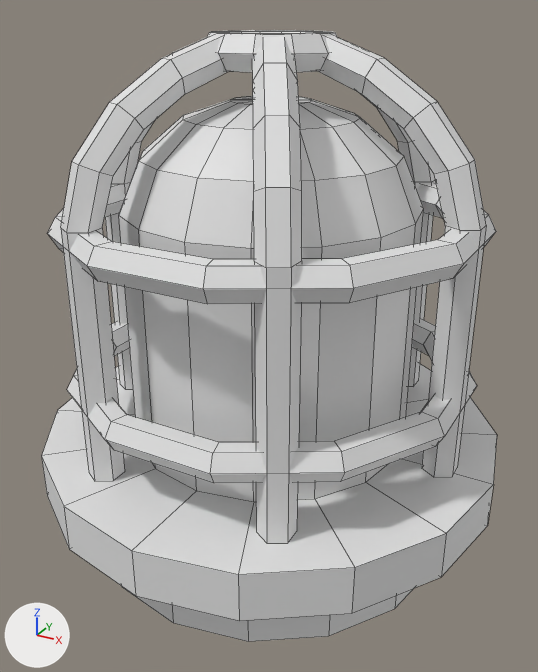
Renders of the OBJ model models/ilights_lamp.obj from each side of a commit.
The view is the same before and after, from a camera (50 mm lens) standing at (0.495, -0.906, 0.277) and looking at (0.006, -0.017, -0.167). The lights are fixed; the arrows at lower left show +X, +Y and +Z. Mesh edges are drawn as thin lines. Where no turn or scale is listed for an object, it has been applied to the vertices. Vertices at the same position are counted once.

The first picture shows 'cage_Cylinder.004'.
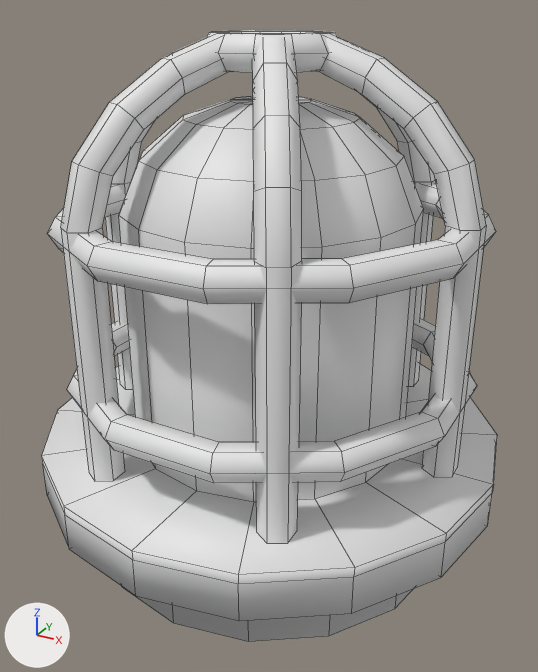
Commit message: smooth faces on the model

Changed parts and their boxes [x1, y1, x2, y2] in the pictures (538 x 672 px):
part 1 of me_cage_cylinder_004, built on
    both: [41, 456, 494, 621]

Diff of the bpy script that builds the scene:
```diff
--- a/models/ilights_lamp.obj.py
+++ b/models/ilights_lamp.obj.py
@@ me_cage_cylinder_004 @@
 # used by ob_cage_cylinder_004; location = (0.0, 0.0, 0.0)
-me_cage_cylinder_004.from_pydata(...)  # 578 vertices, 556 faces; spans x -0.351..0.351, y -0.351..0.351, z -0.5..0.25
+me_cage_cylinder_004.from_pydata(...)  # 594 vertices, 572 faces; spans x -0.351..0.351, y -0.351..0.351, z -0.5..0.25
+# me_cage_cylinder_004 part 1
+# 16 faces are deleted
+# 16 new vertices lie (0.0, 0.0, -0.013) away from vertices in x -0.351..0.351, y -0.351..0.351, z -0.325
+# 32 new faces join them
+# me_cage_cylinder_004 part 2: the surface is now shaded smooth
```
